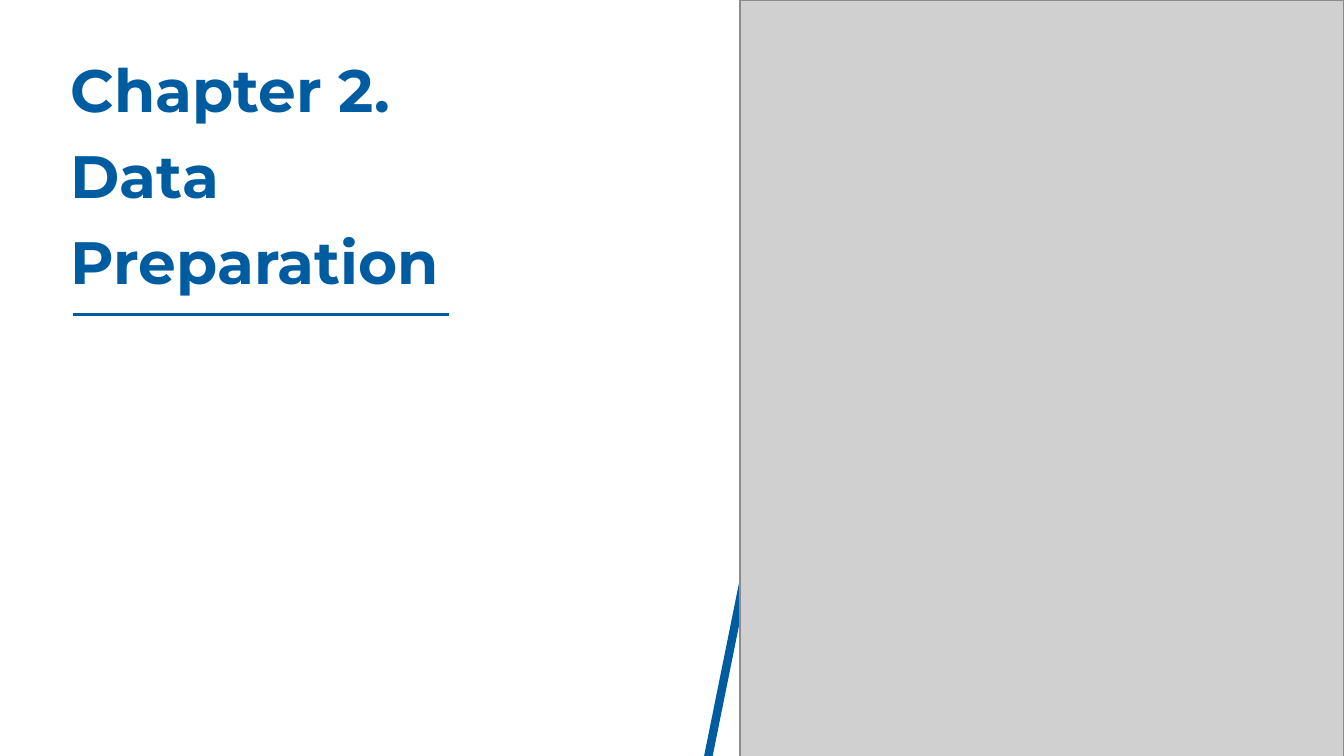
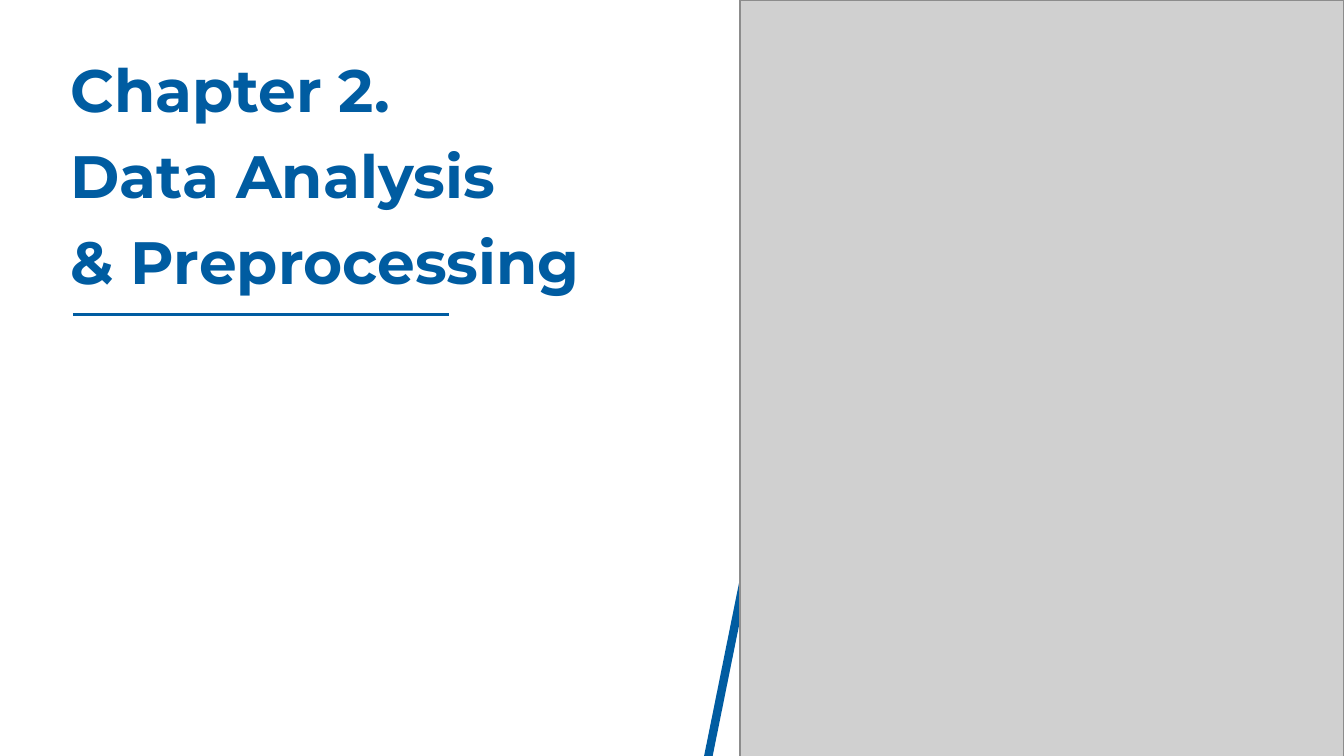
Before and after one commit to haiphan2000/CS114-Machine-Learning, a slide deck: slide 5 of ML slides.pptx. Drawn at 1344x756 pixels with LibreOffice and Linux fonts; fonts in the diff are those of the drawing; grey boxes stand for pictures. Boxes give left, top, right and bottom in pixels: in the first picture for what was removed or moved away, otherwise in the second. Text is boxed around its words. In the diff, an @@ line names an element or a change of style, - is before the commit and + after.

```diff
--- a/ML slides.pptx
+++ b/ML slides.pptx
@@ text at <box>70,151,580,296</box>: text changed @@
-Data
-Preparation
+Data Analysis
+& Preprocessing
```
Also in this commit, not shown: 7 other slides changed, 4 slides added, 1 slide removed, 2 other files.
